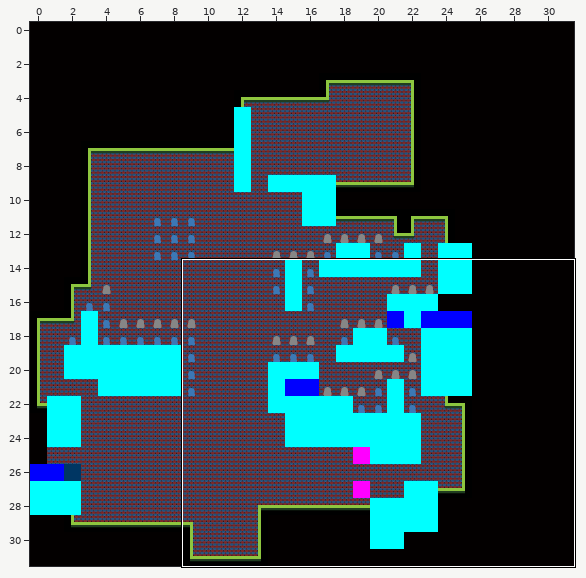
A Tiled map gets an edit: assets/maps/townDay.tmx. Above, an overview of the earlier version with the close-up marked.
Close-up. Earlier state:
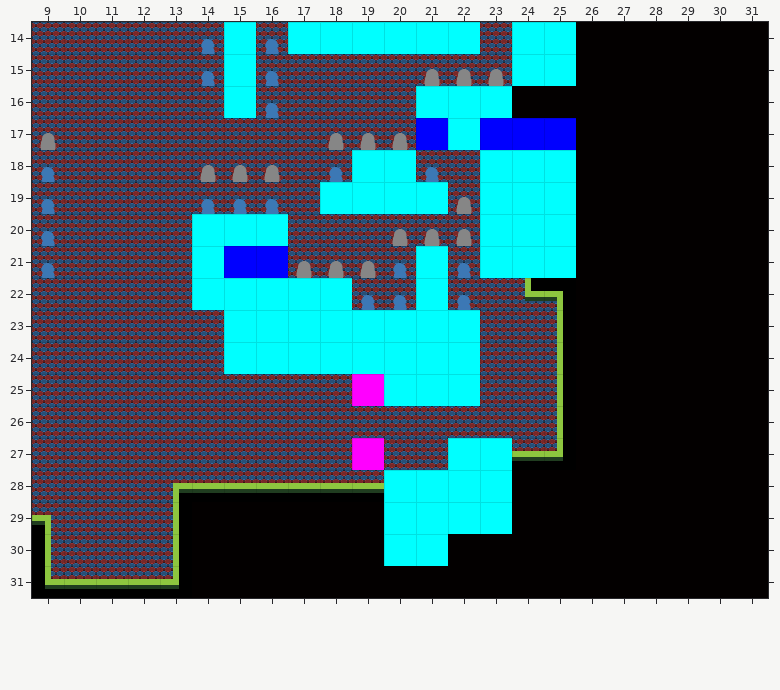
Cells are 64x64 px. Shown: x 9..31, y 14..31.
Once edited:
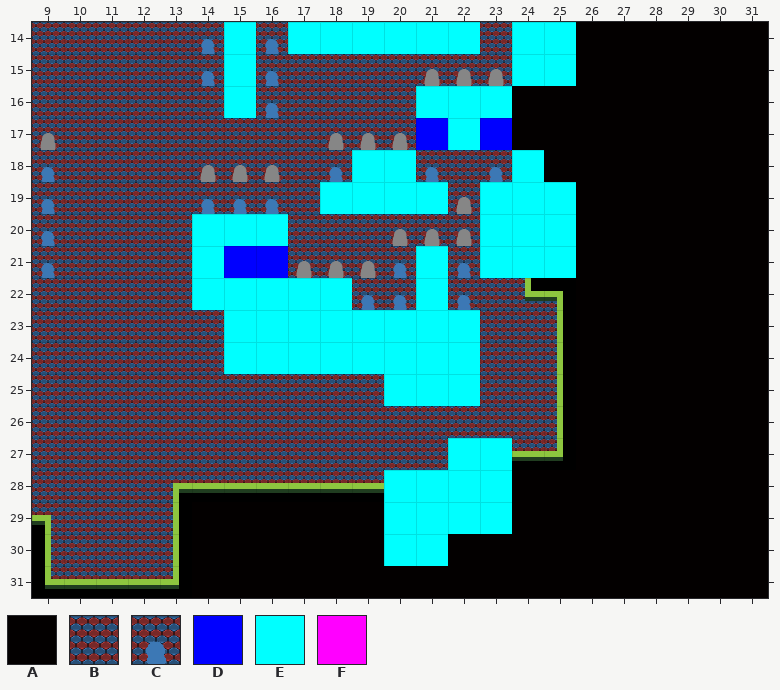
Key: from "black": A 0; from "blackBlue": B 0; from "blocked_floor": C 0; from "blue1": D 0; from "blue2": E 0; from "pink1": F 0.
_ is an empty cell.
Change:
Layer "Tile Layer 1":
y 17: x 24..25 DD -> AA
y 18: x 23 E -> C; x 25 E -> A
y 25: x 19 F -> B
y 27: x 19 F -> B
Changed places in both close-ups, as pixel boxes (x1, y1, x2, y2):
changed: (480, 118, 576, 182)
changed: (352, 374, 384, 406)
changed: (352, 438, 384, 470)
